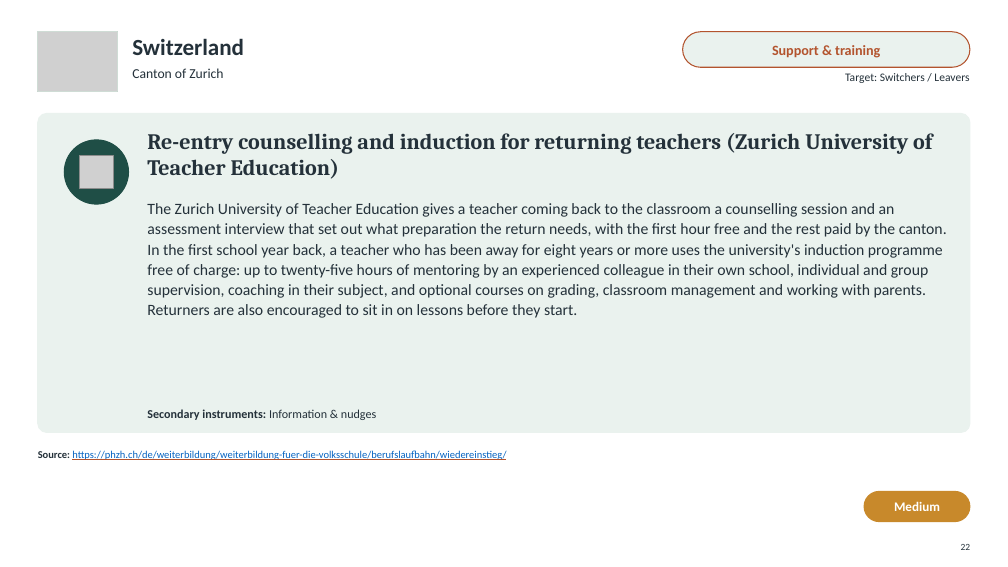
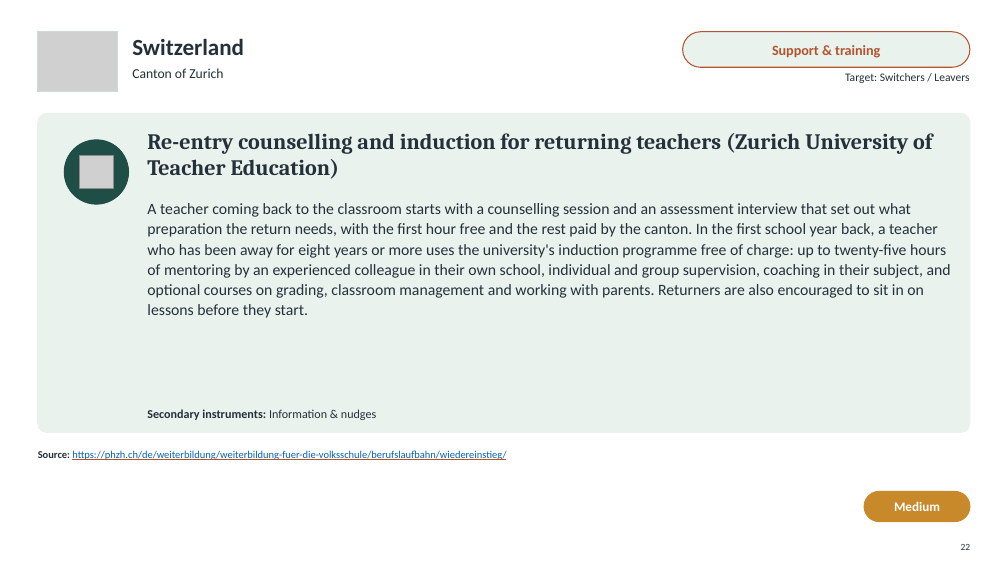
Before and after one commit to jedr1-ship-it/Alternative-Pathways----Quant, a slide deck: slide 22 of policies/Re-attracting_Former_Teachers.pptx. Drawn at 1008x567 pixels with LibreOffice and Linux fonts; fonts in the diff are those of the drawing; grey boxes stand for pictures. Boxes give left, top, right and bottom in pixels: in the first picture for what was removed or moved away, otherwise in the second. Text is boxed around its words. In the diff, an @@ line names an element or a change of style, - is before the commit and + after.

```diff
--- a/policies/Re-attracting_Former_Teachers.pptx
+++ b/policies/Re-attracting_Former_Teachers.pptx
@@ text at bbox=[147, 203, 951, 318]: text changed @@
-The Zurich University of Teacher Education gives a teacher coming back to the classroom a counselling session and an assessment interview that set out what preparation the return needs, with the first hour free and the rest paid by the canton. In the first school year back, a teacher who has been away for eight years or more uses the university's induction programme free of charge: up to twenty-five hours of mentoring by an experienced colleague in their own school, individual and group supervision, coaching in their subject, and optional courses on grading, classroom management and working with parents. Returners are also encouraged to sit in on lessons before they start.
+A teacher coming back to the classroom starts with a counselling session and an assessment interview that set out what preparation the return needs, with the first hour free and the rest paid by the canton. In the first school year back, a teacher who has been away for eight years or more uses the university's induction programme free of charge: up to twenty-five hours of mentoring by an experienced colleague in their own school, individual and group supervision, coaching in their subject, and optional courses on grading, classroom management and working with parents. Returners are also encouraged to sit in on lessons before they start.
```
Also in this commit, not shown: 27 other slides changed, 2 other files.
